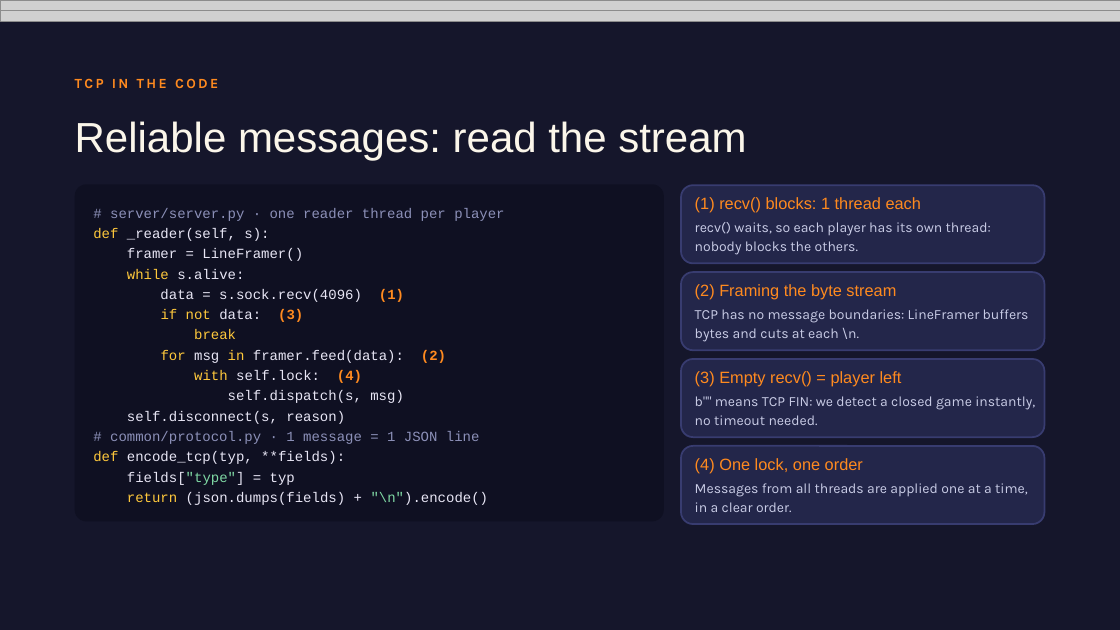
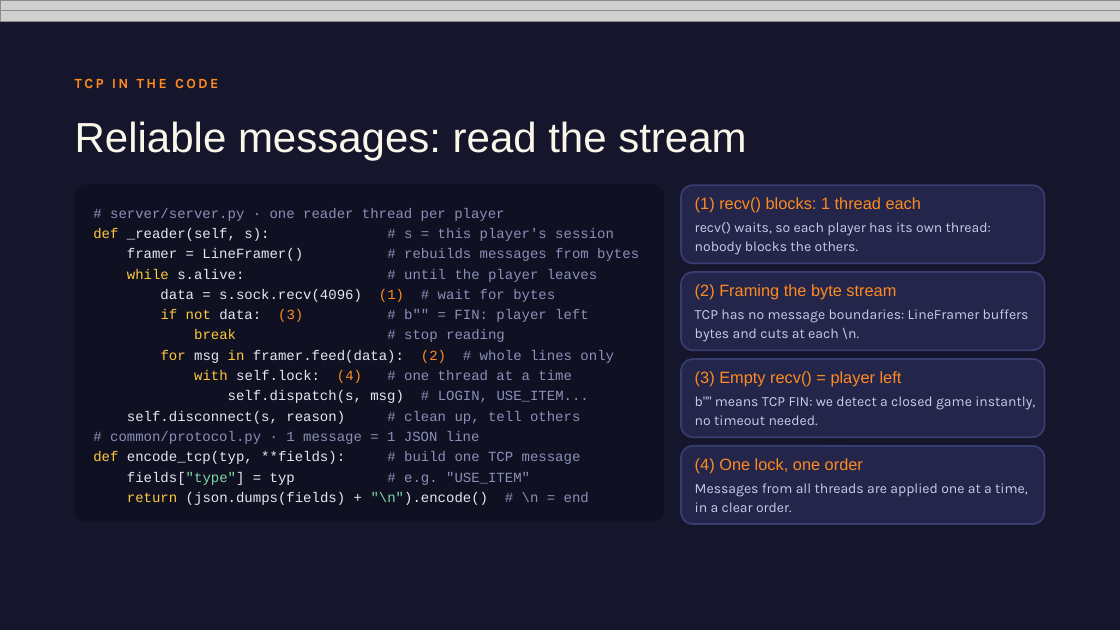
Before and after one commit to BachaBey/Racing-Karts, a slide deck: slide 9 of docs/Turbo Kart Arena – Project 2 (animated).pptx. Drawn at 1120x630 pixels with LibreOffice and Linux fonts; fonts in the diff are those of the drawing; grey boxes stand for pictures. Boxes give left, top, right and bottom in pixels: in the first picture for what was removed or moved away, otherwise in the second. Text is boxed around its words. In the diff, an @@ line names an element or a change of style, - is before the commit and + after.

```diff
--- a/docs/Turbo Kart Arena – Project 2 (animated).pptx
+++ b/docs/Turbo Kart Arena – Project 2 (animated).pptx
@@ text in rounded rectangle at [93,228,639,424]: text changed; text colour #E8E6F5 to #8C90B8 @@
-def _reader(self, s):
-framer = LineFramer()
-while s.alive:
-data = s.sock.recv(4096) (1)
-if not data: (3)
-break
-for msg in framer.feed(data): (2)
-with self.lock: (4)
-self.dispatch(s, msg)
-self.disconnect(s, reason)
+def _reader(self, s): # s = this player's session
+framer = LineFramer() # rebuilds messages from bytes
+while s.alive: # until the player leaves
+data = s.sock.recv(4096) (1) # wait for bytes
+if not data: (3) # b"" = FIN: player left
+break # stop reading
+for msg in framer.feed(data): (2) # whole lines only
+with self.lock: (4) # one thread at a time
+self.dispatch(s, msg) # LOGIN, USE_ITEM...
+self.disconnect(s, reason) # clean up, tell others
@@ text in rounded rectangle at [93,451,589,505]: text changed @@
-def encode_tcp(typ, **fields):
-fields["type"] = typ
-return (json.dumps(fields) + "\n").encode()
+def encode_tcp(typ, **fields): # build one TCP message
+fields["type"] = typ # e.g. "USE_ITEM"
+return (json.dumps(fields) + "\n").encode() # \n = end
```
Also in this commit, not shown: 3 other slides changed, 2 other files.
